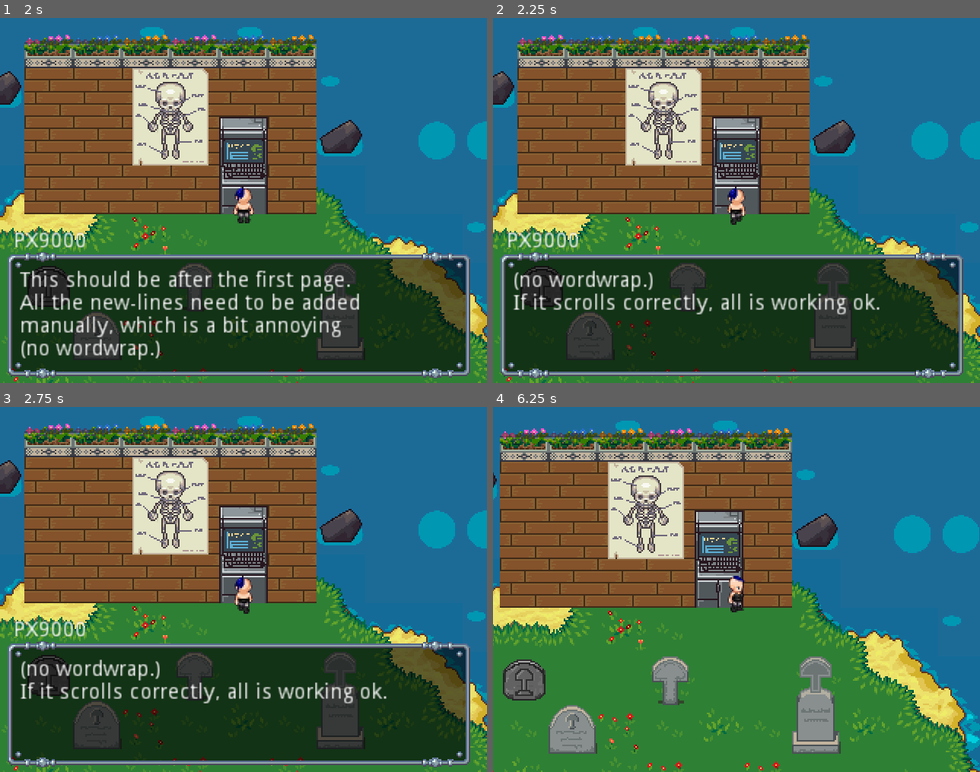
Above: before the commit, frames 1-4 (two rows, left to right).
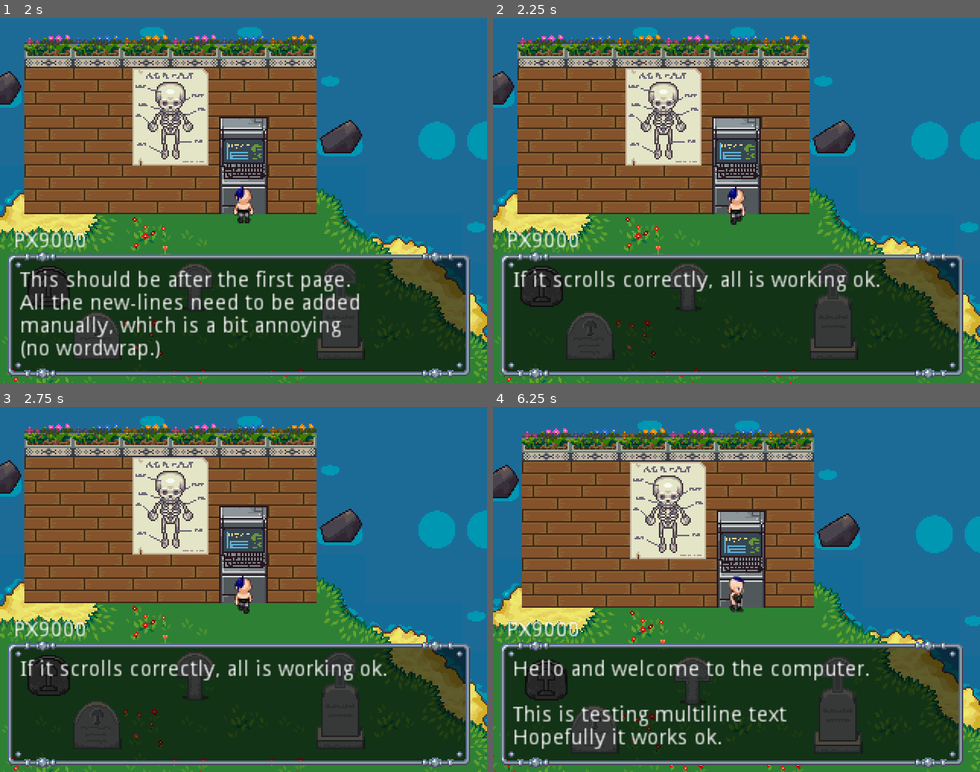
Above: after the commit, the same moments.

Repository: notnullgames/lol
Game: Godot game, scene res://maps/Demo.tscn
Same seed, same stepped clock (60 frames per second), same inputs: the game is played once before the commit and once after it.
Inputs:
- Up to frame 1 (2 s): tap Enter at 0.5 s; hold Z (ui_accept) 0.53-1.28 s; hold Up (ui_up) from 0.53 s (still down); tap Z (ui_accept) at 1.35, 1.52, 1.82 s
- Up to frame 2 (2.25 s): release Up (ui_up) at 2.03 s; hold Left (ui_left) from 2.03 s (still down); hold Z (ui_accept) from 2.03 s (still down)
- Up to frame 3 (2.75 s): keep holding Left (ui_left); keep holding Z (ui_accept)
- Up to frame 4 (6.25 s): release Z (ui_accept) at 2.78 s; tap Z (ui_accept) at 2.85, 3.02, 3.32, 4.35, 4.52, 4.82, 5.85, 6.02 s; release Left (ui_left) at 3.53 s; hold Down (ui_down) 3.53-4.28 s; hold Z (ui_accept) 3.53-4.28 s; hold Right (ui_right) 4.28-5.03 s; hold Up (ui_up) 5.03-5.78 s; hold Z (ui_accept) 5.03-5.78 s; hold Right (ui_right) from 5.78 s (still down)

Frame 1 is identical in both runs. In frame 2, 2.9% of the frame differs, in the area x 4-80%, y 69-82%; in frame 3, 2.9%; in frame 4, 53%, in the area x 0-100%, y 3-100%.

Commit message:
fixed scroll

Diff:
--- a/DialogControl.gd
+++ b/DialogControl.gd
@@ -36,7 +36,8 @@
 		$Name.bbcode_text = "[right]%s[/right]" % name
 	if name_align == "center":
 		$Name.bbcode_text = "[center]%s[/center]" % name
-	var newlinecount = int($NinePatchRect/Text.get_line_count()) % lines_per_page + 1
-	$NinePatchRect/Text.bbcode_text = text + "\n".repeat(newlinecount)
+	$NinePatchRect/Text.bbcode_text = text
 	$NinePatchRect/Text.scroll_to_line(scroll)
+	var newlinecount = (lines_per_page % int($NinePatchRect/Text.get_line_count())) - 1
+	$NinePatchRect/Text.bbcode_text += "\n".repeat(newlinecount)
 	return self
